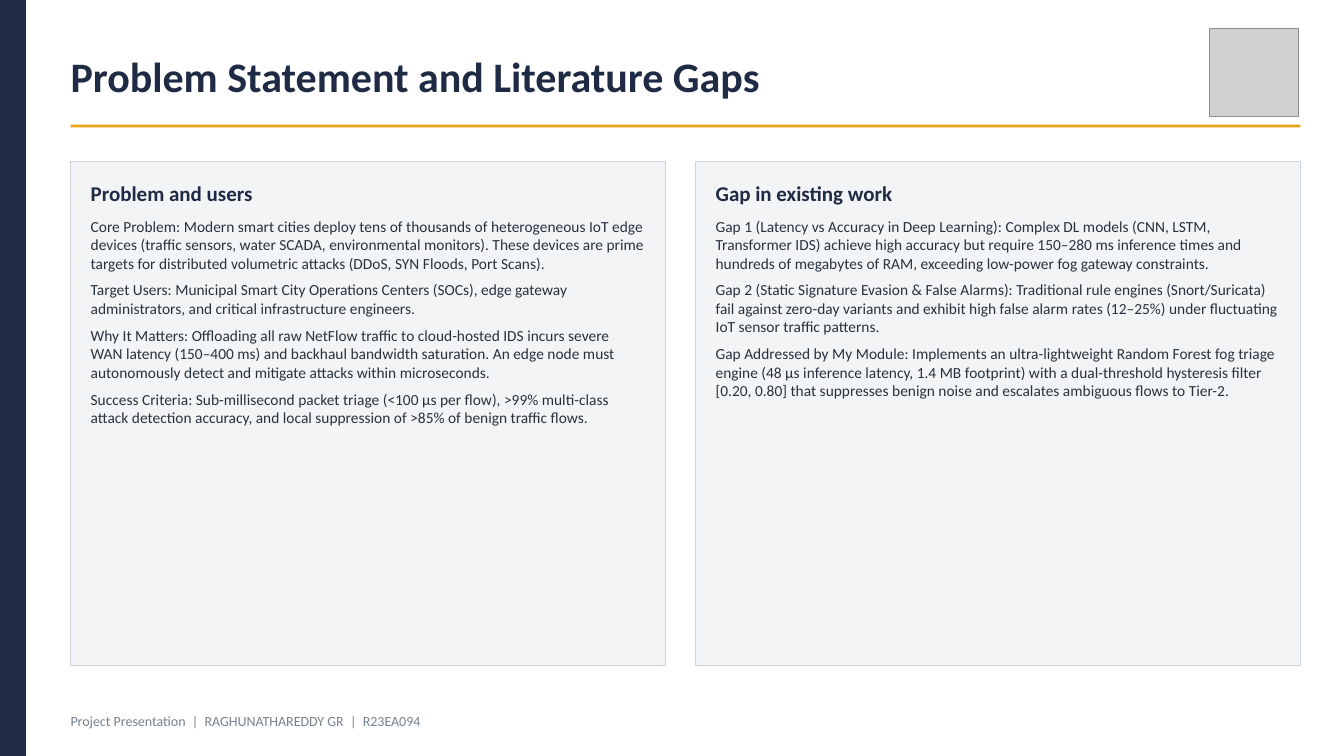
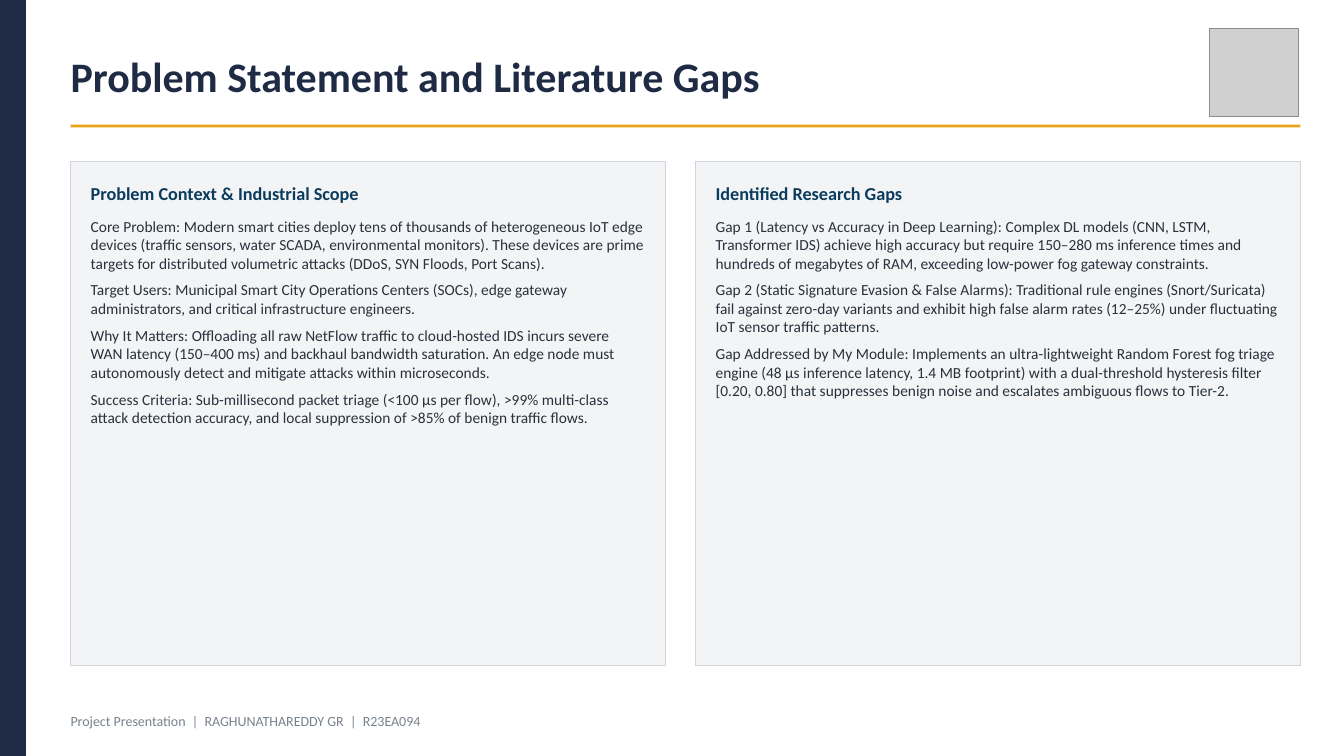
Before and after one commit to Raghunath2604/RIO_PROJECT-SMART_CITY-, a slide deck: slide 2 of docs/Project_Presentation_R23EA094.pptx. Drawn at 1344x756 pixels with LibreOffice and Linux fonts; fonts in the diff are those of the drawing; grey boxes stand for pictures. Boxes give left, top, right and bottom in pixels: in the first picture for what was removed or moved away, otherwise in the second. Text is boxed around its words. In the diff, an @@ line names an element or a change of style, - is before the commit and + after.

```diff
--- a/docs/Project_Presentation_R23EA094.pptx
+++ b/docs/Project_Presentation_R23EA094.pptx
@@ text at [91,187,359,203]: text changed; size 15 to 13 pt; text colour #1F2A44 to #0B3C5D @@
-Problem and users
+Problem Context & Industrial Scope
@@ text at [716,187,902,203]: text changed; size 15 to 13 pt; text colour #1F2A44 to #0B3C5D @@
-Gap in existing work
+Identified Research Gaps
```
Also in this commit, not shown: 8 other slides changed, 9 other files.
